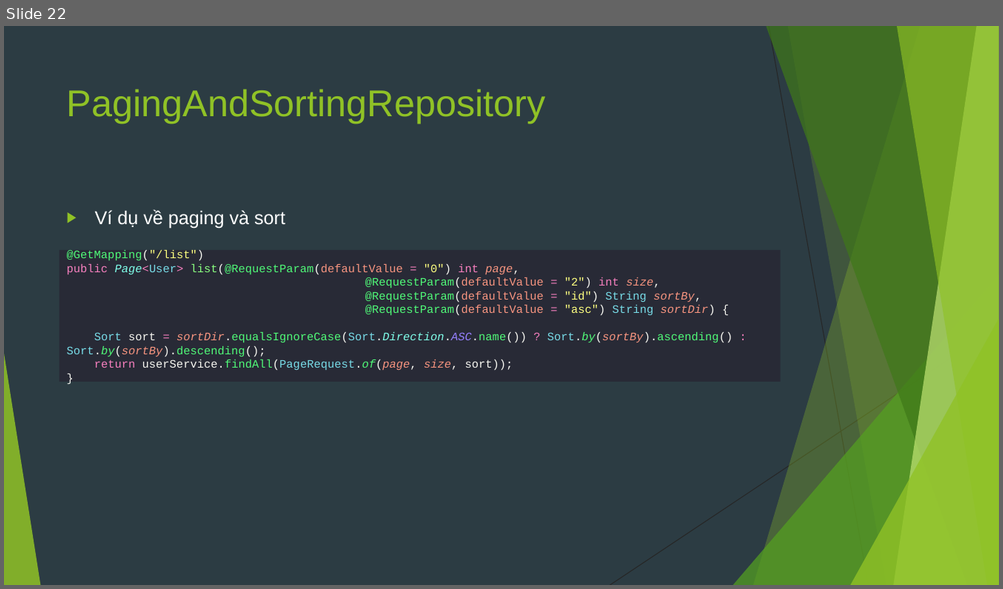
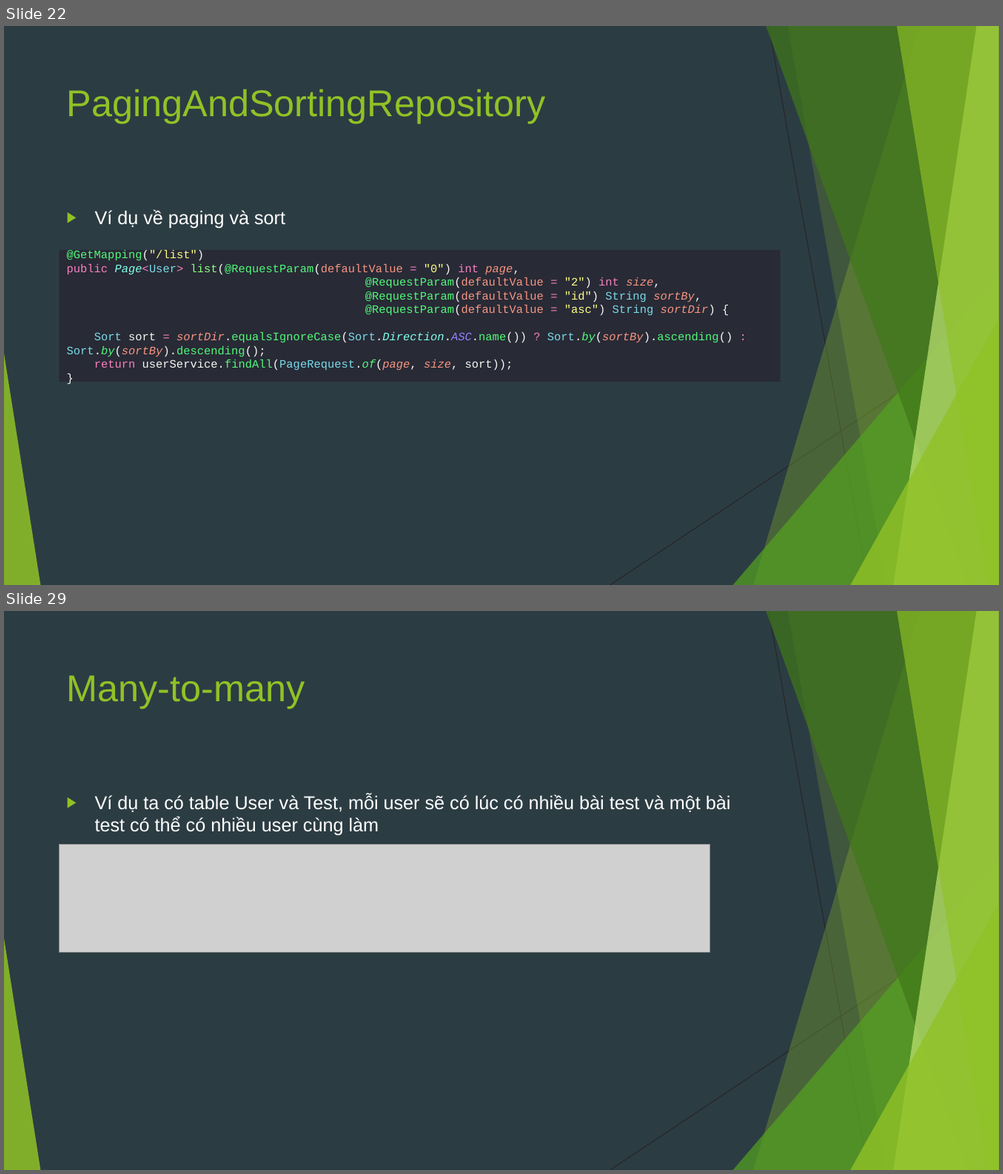
Before and after one commit to sobbingwind/SpringBoot, a slide deck: 06.Spring Data JDBC.pptx. Shown one above the other, each under a label of ours: slide 22 before the commit, slides 22 and 29 after it; the slides between them are not shown. The pictures are 1003x589 and 1003x1174 pixels, drawn with LibreOffice and Linux fonts; fonts in the diff are those of the drawing; grey boxes stand for pictures. Boxes give left, top, right and bottom in pixels: in the first picture for what was removed or moved away, otherwise in the second. Text is boxed around its words. In the diff, an @@ line names an element or a change of style, - is before the commit and + after.

```diff
--- a/06.Spring Data JDBC.pptx
+++ b/06.Spring Data JDBC.pptx
@@ slide 29 added at bbox=[4, 611, 999, 1170], background #2C3C43; not listed: 10 template elements that a slide beside it also shows @@
@@ title added at bbox=[67, 675, 305, 709], 36 pt, text #90C226 @@
+Many-to-many
@@ text added at bbox=[95, 795, 731, 836], 18 pt, text #FFFFFF @@
+▶ Ví dụ ta có table User và Test, mỗi user sẽ có lúc có nhiều bài test và một bài test có thể có nhiều user cùng làm
@@ picture added at bbox=[60, 845, 710, 953] @@
```
Also in this commit, not shown: 7 other slides added, 1 slide removed.
